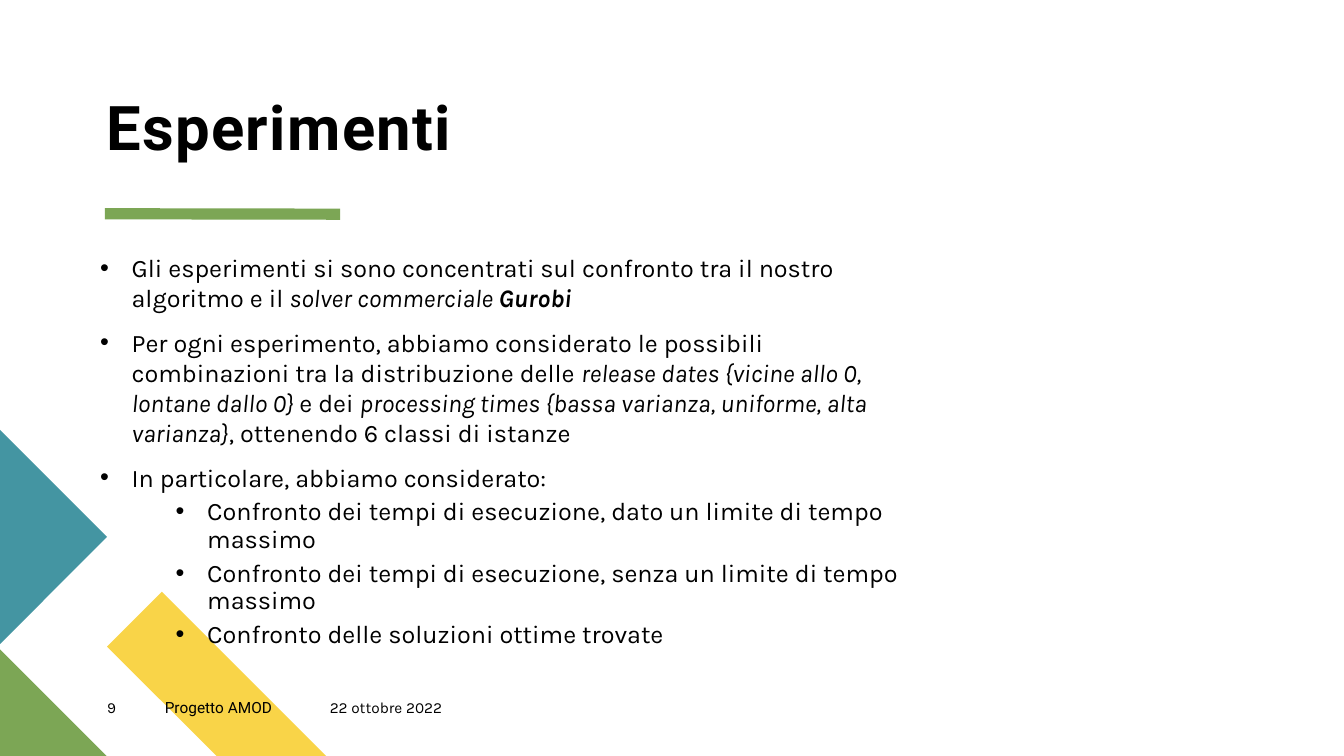
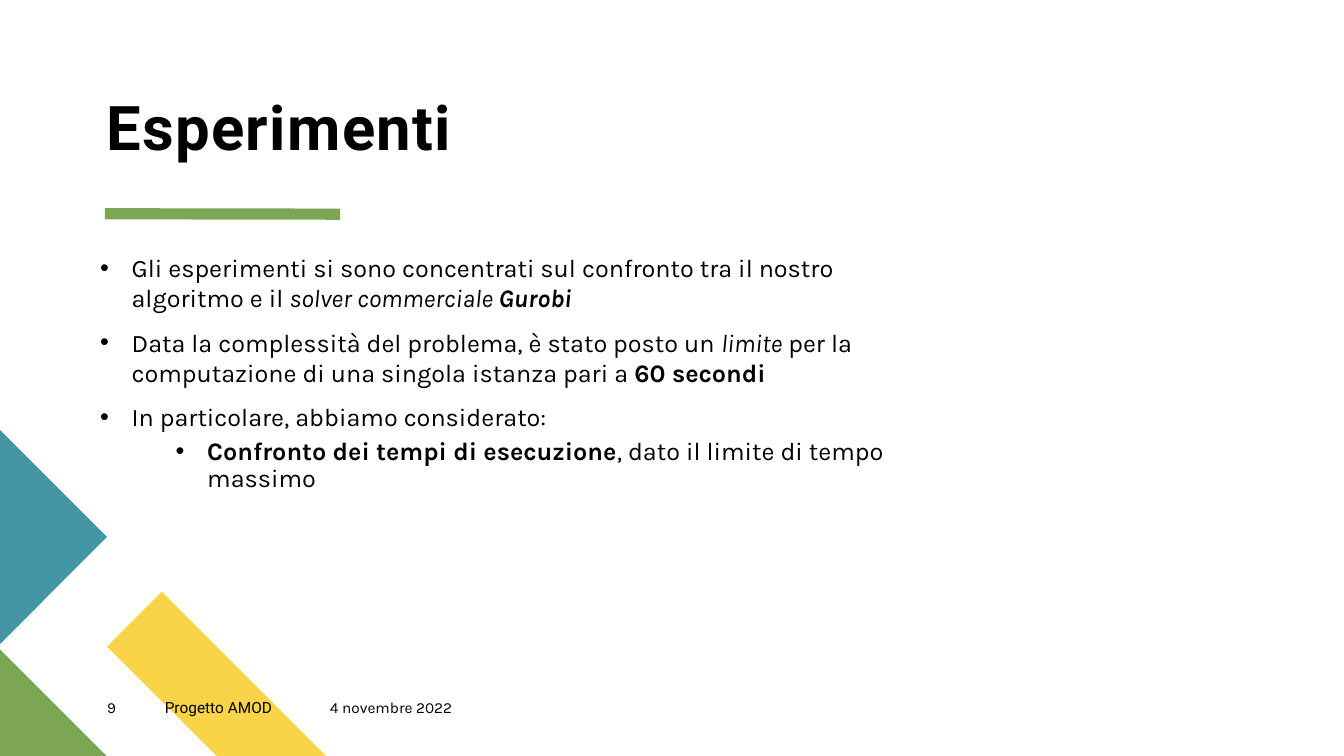
Before and after one commit to GiulioAppetito/Progetto-AMOD-21-22, a slide deck: slide 9 of Presentazione Progetto AMOD.pptx. Drawn at 1344x756 pixels with LibreOffice and Linux fonts; fonts in the diff are those of the drawing. Boxes give left, top, right and bottom in pixels: in the first picture for what was removed or moved away, otherwise in the second. Text is boxed around its words. In the diff, an @@ line names an element or a change of style, - is before the commit and + after.

```diff
--- a/Presentazione Progetto AMOD.pptx
+++ b/Presentazione Progetto AMOD.pptx
@@ text at box(132, 332, 852, 388): text changed @@
-• Per ogni esperimento, abbiamo considerato le possibili combinazioni tra la distribuzione delle release dates {vicine allo 0, lontane dallo 0} e dei processing times {bassa varianza, uniforme, alta varianza}, ottenendo 6 classi di istanze
+• Data la complessità del problema, è stato posto un limite per la computazione di una singola istanza pari a 60 secondi
@@ text at box(207, 442, 883, 488): text changed; bold on @@
-  • Confronto dei tempi di esecuzione, dato un limite di tempo massimo
-  • Confronto dei tempi di esecuzione, senza un limite di tempo massimo
-  • Confronto delle soluzioni ottime trovate
+  • Confronto dei tempi di esecuzione, dato il limite di tempo massimo
@@ text at box(330, 702, 452, 713): text changed @@
-22 ottobre 2022
+4 novembre 2022
```
Also in this commit, not shown: 16 other slides changed, 9 slides added, 1 slide removed.
